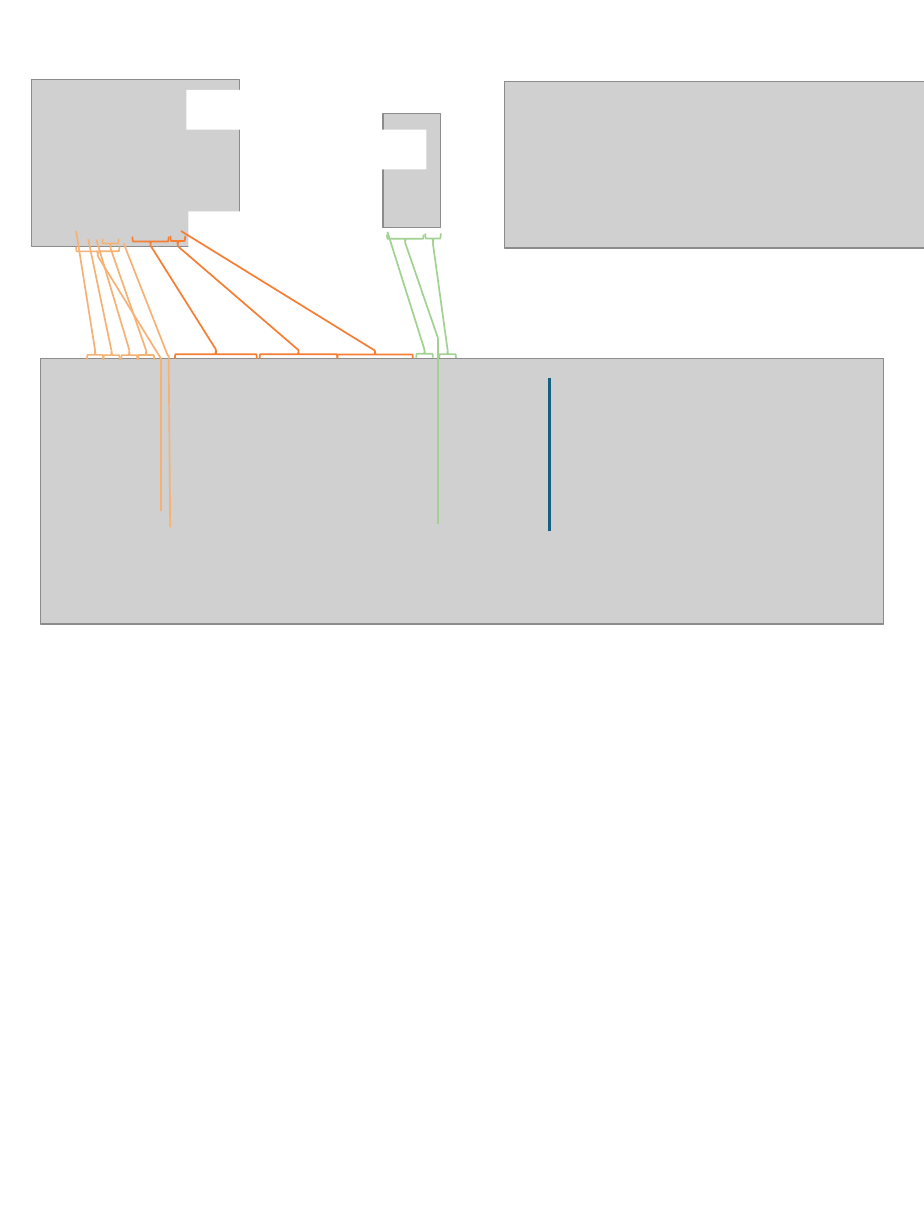
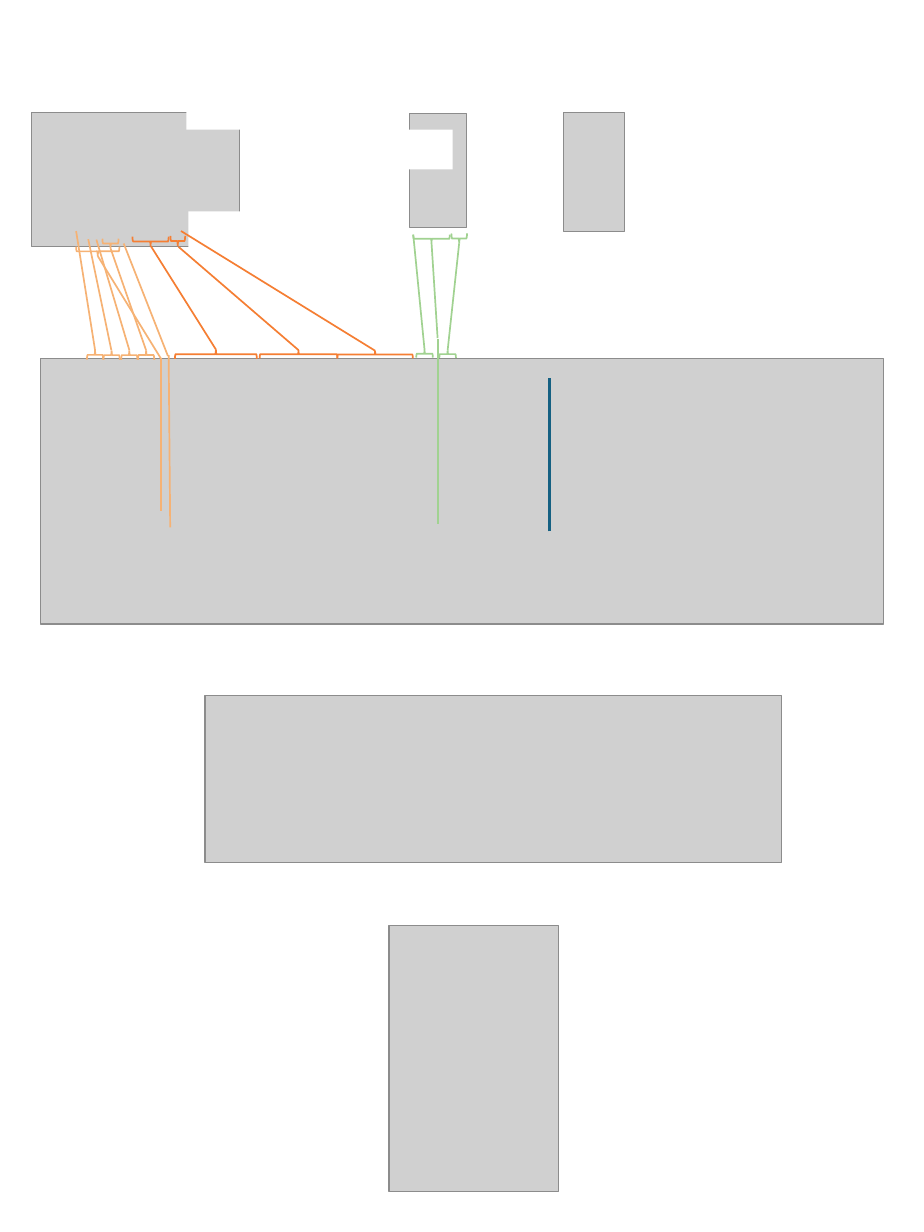
Before and after one commit to liumoLM/Liu2024, a slide deck: slide 1 of Main figures/fig1-sup-sketch.pptx. Drawn at 924x1232 pixels with LibreOffice and Linux fonts; fonts in the diff are those of the drawing; grey boxes stand for pictures. Boxes give left, top, right and bottom in pixels: in the first picture for what was removed or moved away, otherwise in the second. Text is boxed around its words. In the diff, an @@ line names an element or a change of style, - is before the commit and + after.

```diff
--- a/Main figures/fig1-sup-sketch.pptx
+++ b/Main figures/fig1-sup-sketch.pptx
@@ picture: place and size @@
-picture at [32,80,240,246]
+picture at [32,112,240,246]
@@ picture: place and size @@
-picture at [505,81,924,248]
+picture at [563,112,625,232]
@@ 1 picture, 1 right brace, 1 rectangle: place and size @@
-1 picture, 1 right brace, 1 rectangle at [368,113,441,243]
+1 picture, 1 right brace, 1 rectangle at [395,113,467,243]
@@ line moved from (425, 350) - (388, 232) to (425, 350) - (413, 235) @@
@@ right brace: place and size @@
-right brace at [424,233,440,243]
+right brace at [452,233,468,243]
@@ line moved from (439, 339) - (405, 243) to (437, 338) - (431, 243) @@
@@ line moved from (447, 350) - (432, 244) to (447, 350) - (460, 244) @@
@@ picture added at [205,696,781,862] @@
@@ picture added at [389,925,559,1191] @@
```
Also in this commit, not shown: 5 other files.
